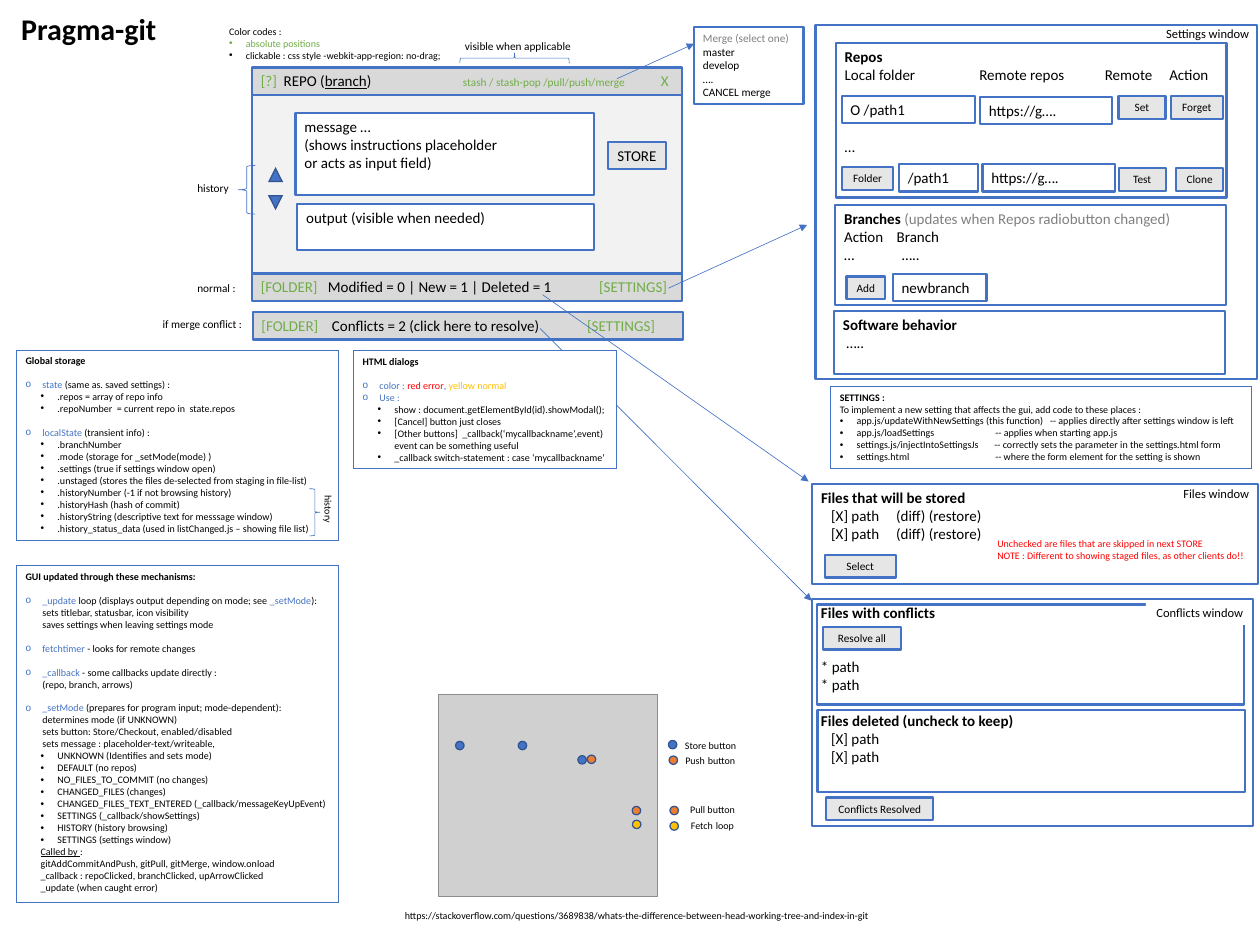
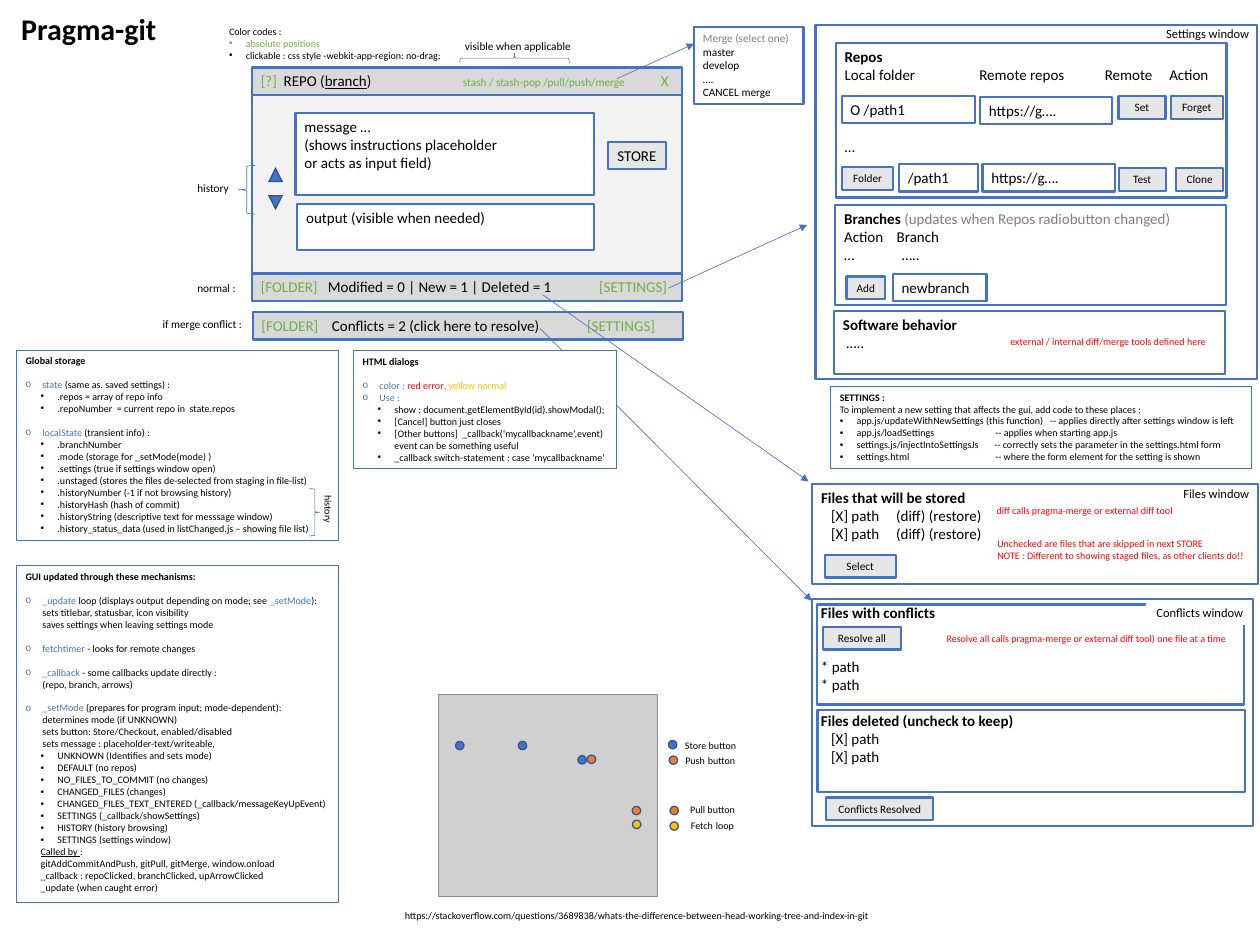
Before and after one commit to pragma-git/pragma-git, a slide deck: slide 1 of docs/Tech-overview.pptx. Drawn at 1260x945 pixels with LibreOffice and Linux fonts; fonts in the diff are those of the drawing; grey boxes stand for pictures. Boxes give left, top, right and bottom in pixels: in the first picture for what was removed or moved away, otherwise in the second. Text is boxed around its words. In the diff, an @@ line names an element or a change of style, - is before the commit and + after.

Commit message:
Document pragma-merge integration with Pragma-git

```diff
--- a/docs/Tech-overview.pptx
+++ b/docs/Tech-overview.pptx
@@ text added at [1010, 338, 1206, 347], 8 pt, text #FF0000 @@
+external / internal diff/merge tools defined here
@@ text added at [997, 507, 1172, 516], 8 pt, text #FF0000 @@
+diff calls pragma-merge or external diff tool
@@ text added at [947, 635, 1226, 644], 8 pt, text #FF0000 @@
+Resolve all calls pragma-merge or external diff tool) one file at a time
```
Also in this commit, not shown: 1 slide added.
